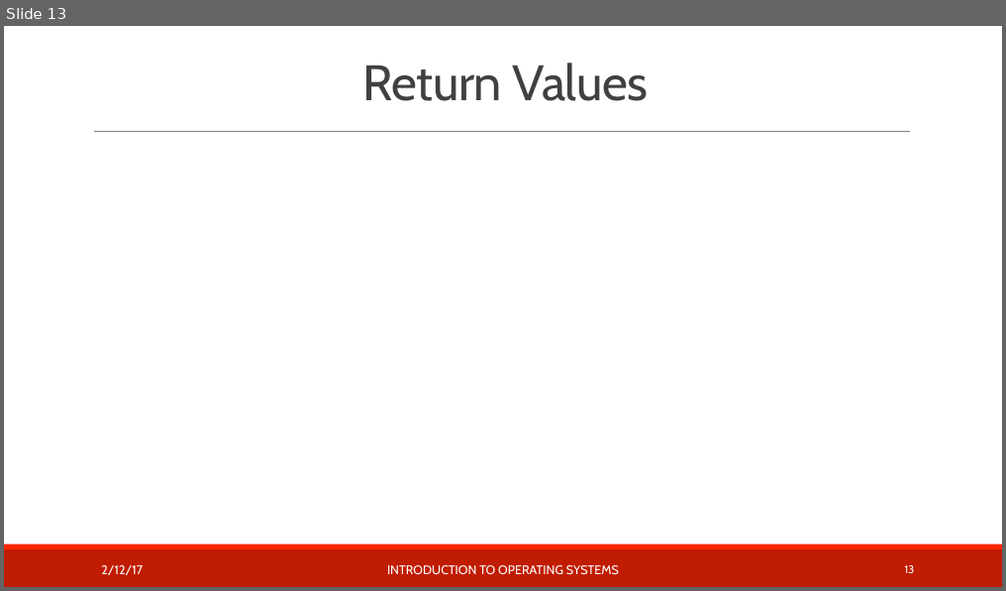
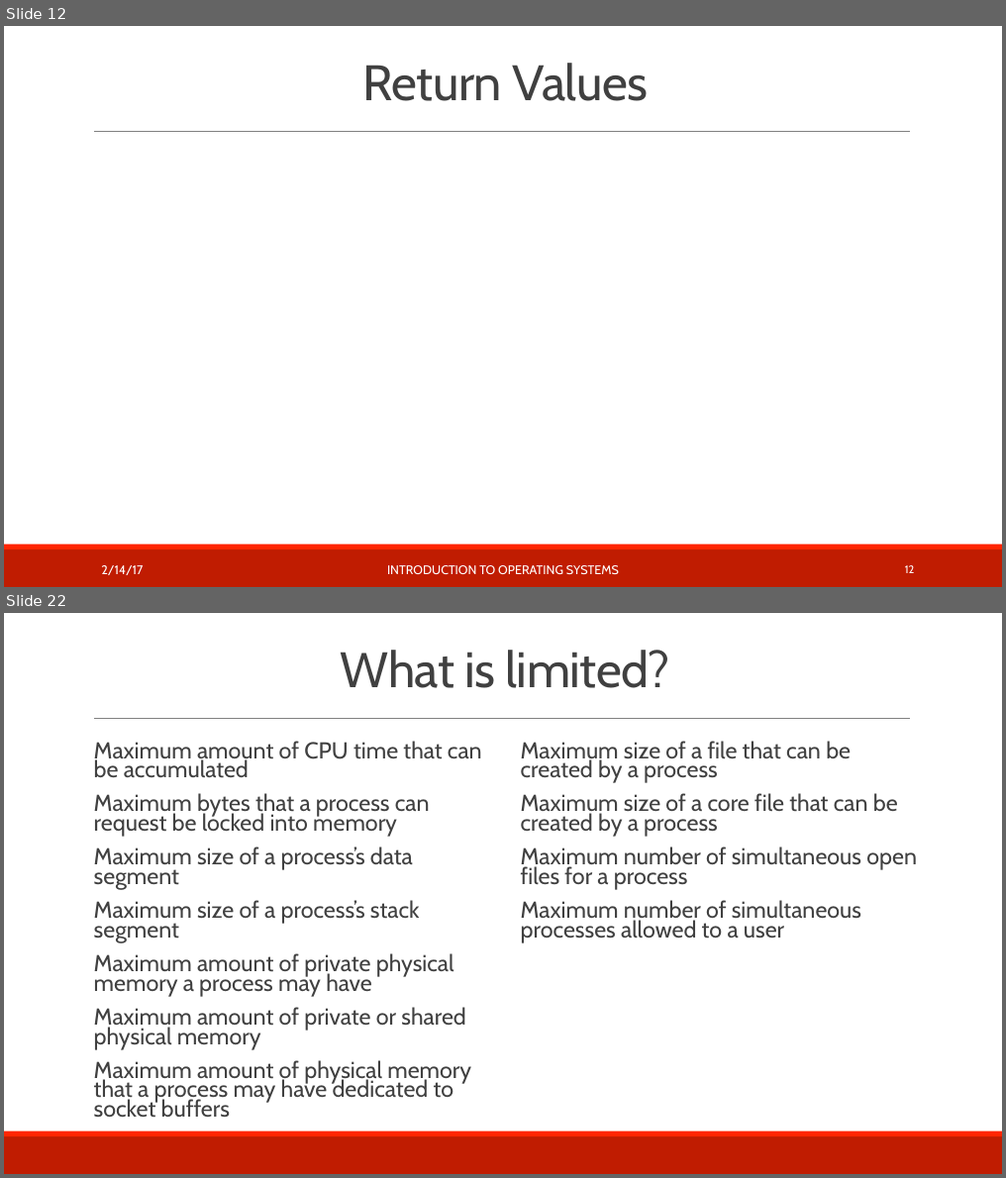
Before and after one commit to teachbsd/course, a slide deck: undergraduate/lectures/kernel-services.pptx. Shown one above the other, each under a label of ours: slide 13 before the commit, slides 12 and 22 after it; the slides between them are not shown. The pictures are 1006x591 and 1006x1178 pixels, drawn with LibreOffice and Linux fonts; fonts in the diff are those of the drawing; background and template pictures are left out. Boxes give left, top, right and bottom in pixels: in the first picture for what was removed or moved away, otherwise in the second. Text is boxed around its words. In the diff, an @@ line names an element or a change of style, - is before the commit and + after.

Commit message:
Flesh out with discussions of:
Timekeeping and clocks
Resource tracking and limiting
System processes

```diff
--- a/undergraduate/lectures/kernel-services.pptx
+++ b/undergraduate/lectures/kernel-services.pptx
@@ slide 22 added at <box>4,613,1002,1174</box>, background #FFFFFF; not listed: 3 template elements that a slide beside it also shows @@
@@ title added at <box>341,650,670,688</box>, 48 pt, text #404040 @@
+What is limited?
@@ text added at <box>94,741,482,1103</box>, 22.2 pt, text #404040 @@
+Maximum amount of CPU time that can be accumulated
+Maximum bytes that a process can request be locked into memory
+Maximum size of a process’s data segment
+Maximum size of a process’s stack segment
+Maximum amount of private physical memory a process may have
+Maximum amount of private or shared physical memory
+Maximum amount of physical memory that a process may have dedicated to socket buffers
@@ text added at <box>521,741,917,944</box>, 22.2 pt, text #404040 @@
+  Maximum size of a file that can be created by a process
+  Maximum size of a core file that can be created by a process
+  Maximum number of simultaneous open files for a process
+  Maximum number of simultaneous processes allowed to a user
@@ what was slide 13 is now slide 12 @@
@@ slide 12 changed as well @@
@@ text at <box>101,566,143,575</box>: text changed @@
-2/12/17
+2/14/17
@@ page number at <box>905,566,915,573</box>: text changed @@
-13
+12
```
Also in this commit, not shown: 11 other slides changed, 10 other slides added.
